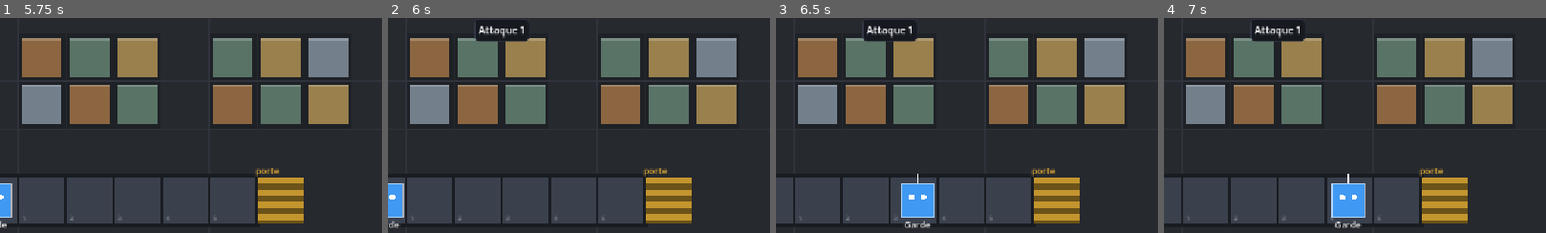
Above: before the commit, frames 1-4 (left to right).
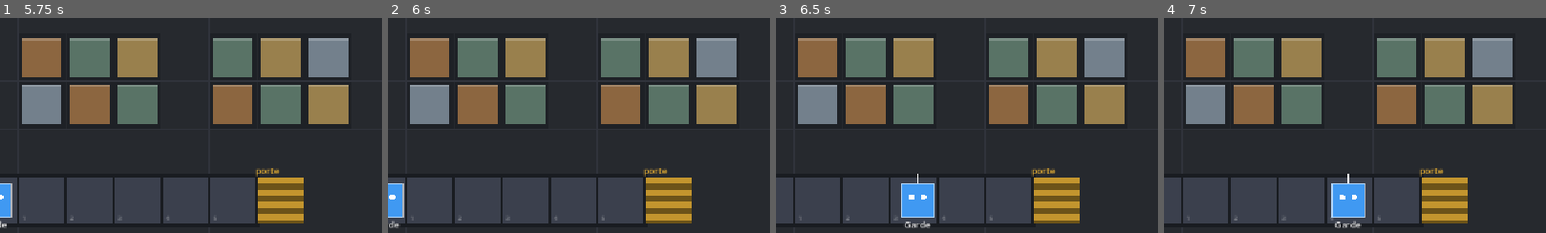
Above: after the commit, the same moments.

Repository: YohanPoirier/jeu_securite
Game: Godot game, scene res://main.tscn
Two runs of this game, one before a commit and one after it. Both use one fixed random seed, a clock stepped at 60 frames per second and the inputs below.
Inputs (mouse positions are % of the whole screen's width and height, from its top left):
- Up to frame 1 (5.75 s): click "▶ Lancer" at 0.5 s; click "Nouvelle attaque ▾" at 1.25 s; click "Nouvelle attaque ▾" at 2 s; click "■ Arrêter" at 2.75 s; click (46, 94) at 3.52 s; click "▤ Sorties" at 4.25 s; click "Fermer" at 5 s
- Up to frame 2 (6 s): click "▶ Lancer" at 5.75 s
- Up to frame 3 (6.5 s): no input
- Up to frame 4 (7 s): click "■ Arrêter" at 6.5 s
The pictures show only the part of the screen within x 35-85%, y 8-58%; the shares and areas given below are measured in that part.

Frame 1 is identical in both runs. In frame 2, 0.5% of the frame differs, in the area x 22-37%, y 3-12%; in frame 3, 0.5%; in frame 4, 0.5%.

Commit message:
Retrait de l'étiquette du haut ; avertissement orange dans le bouton d'attaque en rejeu
Co-Authored-By: Claude Sonnet 5.5 <noreply@anthropic.com>
Claude-Session: https://claude.ai/code/session_01Qn8oNbxsrQNPS2EWgssgFJ

Diff:
--- a/scripts/main.gd
+++ b/scripts/main.gd
@@ -41,9 +41,7 @@
 var run_replay := false
 var out_count := 0  # sorties non lues (pastille rouge), plafonnée à 50
 var out_badge: PanelContainer
-var attack_chip: PanelContainer
-var chip_label: Label
-var chip_warn: TextureRect
+var warn_icon: Texture2D
 var out_badge_label: Label
 
 var view
@@ -142,7 +140,6 @@
 
 	_build_editor_panel()
 	_build_output_panel()
-	_build_attack_chip()
 	_build_bottom_bar()
 	_build_menu()
 	_build_modal()
@@ -378,7 +375,12 @@
 	for i in pm.item_count:
 		if not pm.is_item_separator(i):
 			pm.set_item_checked(i, pm.get_item_id(i) == attack_choice + 1)
-	attack_btn.text = ("Attaque %d  ▾" % (attack_choice + 1)) if attack_choice >= 0 else "Nouvelle attaque  ▾"
+	if warn_icon == null:
+		warn_icon = _warning_icon()
+	var replay := attack_choice >= 0
+	attack_btn.text = ("Attaque %d  ▾" % (attack_choice + 1)) if replay else "Nouvelle attaque  ▾"
+	attack_btn.icon = warn_icon if replay else null  # avertissement orange en rejeu
+	attack_btn.tooltip_text = _replay_msg(attack_choice + 1) if replay else ATTACK_TIP
 
 
 func _replay_msg(n: int) -> String:
@@ -388,7 +390,6 @@
 func _on_attack_chosen(id: int) -> void:
 	attack_choice = id - 1
 	_rebuild_attack_menu()
-	attack_btn.tooltip_text = _replay_msg(id) if attack_choice >= 0 else ATTACK_TIP
 
 
 func _build_editor_panel() -> void:
@@ -460,31 +461,6 @@
 	ov.add_child(console)
 
 
-## Étiquette posée sur l'entrepôt : numéro de l'attaque en cours, et un petit avertissement orange en rejeu.
-func _build_attack_chip() -> void:
-	attack_chip = _panel()
-	attack_chip.get_theme_stylebox("panel").set_corner_radius_all(6)
-	attack_chip.get_theme_stylebox("panel").set_content_margin_all(6)
-	attack_chip.set_anchors_preset(Control.PRESET_CENTER_TOP)
-	attack_chip.grow_horizontal = Control.GROW_DIRECTION_BOTH
-	attack_chip.offset_top = TOP_H + 10
-	attack_chip.visible = false
-	add_child(attack_chip)
-	var h := HBoxContainer.new()
-	h.add_theme_constant_override("separation", 8)
-	attack_chip.add_child(h)
-	chip_label = _label("")
-	chip_label.add_theme_font_size_override("font_size", 15)
-	h.add_child(chip_label)
-	chip_warn = TextureRect.new()
-	chip_warn.texture = _warning_icon()
-	chip_warn.custom_minimum_size = Vector2(20, 20)
-	chip_warn.stretch_mode = TextureRect.STRETCH_KEEP_ASPECT_CENTERED
-	chip_warn.mouse_filter = Control.MOUSE_FILTER_STOP  # pour que l'info-bulle s'affiche
-	chip_warn.visible = false
-	h.add_child(chip_warn)
-
-
 func _warning_icon() -> Texture2D:
 	var svg := """<svg xmlns="http://www.w3.org/2000/svg" width="20" height="20" viewBox="0 0 24 24">
 <path d="M12 3 L22 20.5 H2 Z" fill="#f5a524" stroke="#f5a524" stroke-width="2" stroke-linejoin="round"/>
@@ -492,13 +468,6 @@
 	var img := Image.new()
 	img.load_svg_from_string(svg)
 	return ImageTexture.create_from_image(img)
-
-
-func _show_chip(number: int, replay: bool) -> void:
-	chip_label.text = "Attaque %d" % number
-	chip_warn.visible = replay
-	chip_warn.tooltip_text = _replay_msg(number)
-	attack_chip.visible = true
 
 
 func _set_out(show: bool) -> void:
@@ -673,7 +642,6 @@
 	out_panel.visible = false
 	attack_choice = -1
 	_rebuild_attack_menu()
-	attack_chip.visible = false
 	status_label.text = ""
 	world = World.new(levels[cur], {}, 0)
 	view.world = world
@@ -754,7 +722,6 @@
 	out_panel.visible = false
 	attack_choice = -1
 	_rebuild_attack_menu()
-	attack_chip.visible = false
 	status_label.text = ""
 	world = World.new(lv, {}, 0)
 	view.world = world
@@ -828,7 +795,6 @@
 		number = list.size()
 		_rebuild_attack_menu()
 		_set_status("", Color.WHITE)
-	_show_chip(number, run_replay)
 	world = World.new(lv, compiled, attack)
 	view.world = world
 	view.alpha = 1.0
